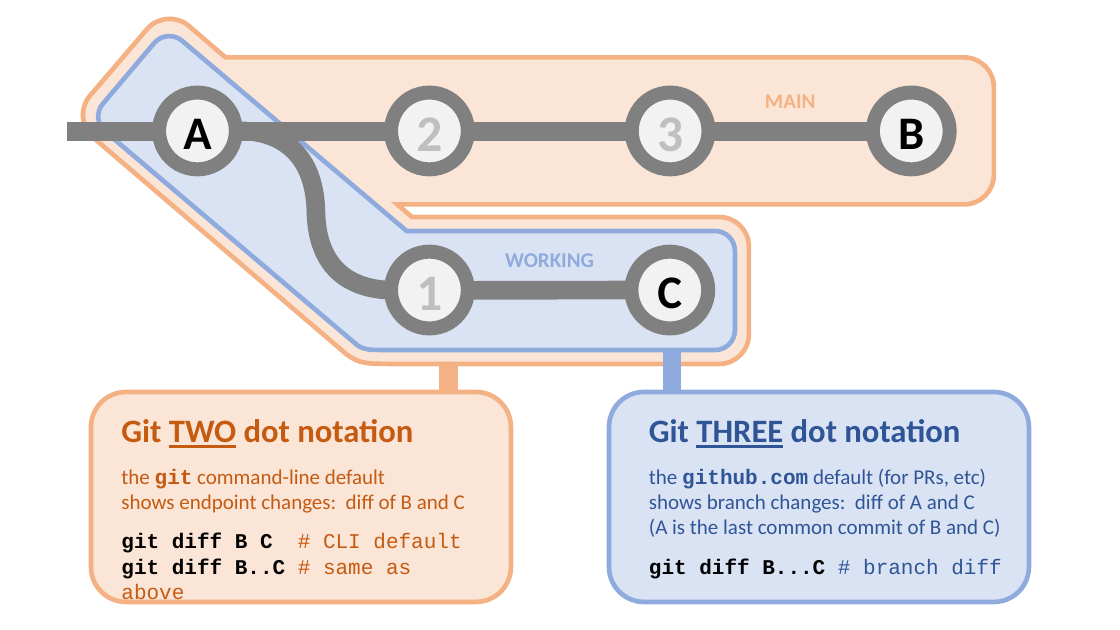
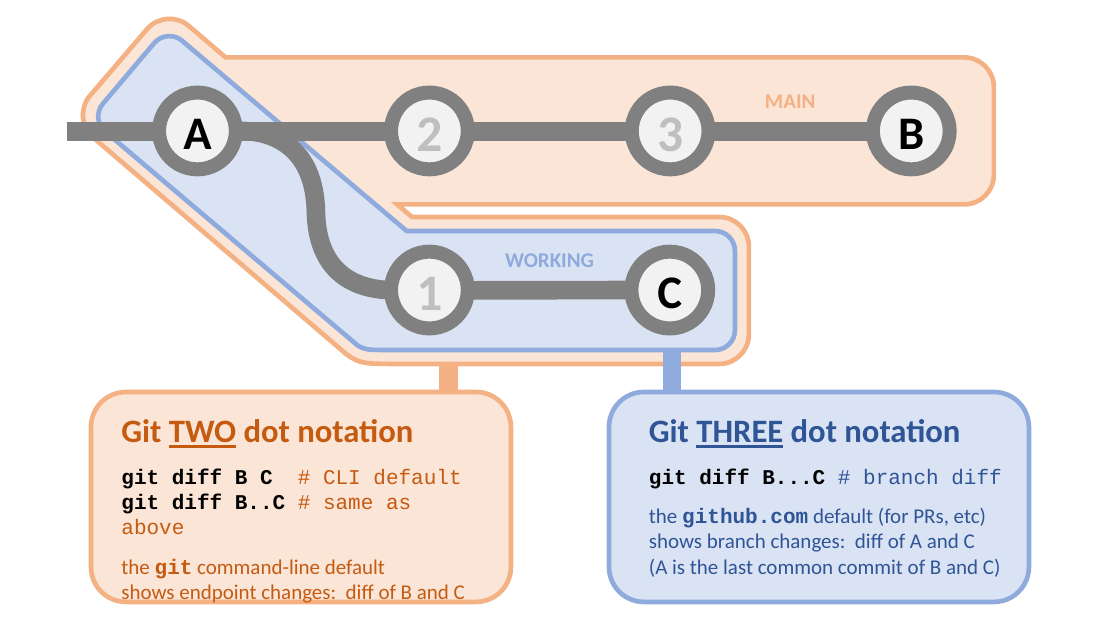
Before and after one commit to JasonSFuller/git-diff-example, a slide deck: slide 1 of docs/git-diff-2v3-dots.pptx. Drawn at 1120x630 pixels with LibreOffice and Linux fonts; fonts in the diff are those of the drawing. Boxes give left, top, right and bottom in pixels: in the first picture for what was removed or moved away, otherwise in the second. Text is boxed around its words. In the diff, an @@ line names an element or a change of style, - is before the commit and + after.

```diff
--- a/docs/git-diff-2v3-dots.pptx
+++ b/docs/git-diff-2v3-dots.pptx
@@ text at [121, 469, 461, 534]: paragraphs added @@
+git diff B C # CLI default
+git diff B..C # same as above
@@ text at [649, 469, 1001, 489]: paragraph added @@
+git diff B...C # branch diff
@@ text at [121, 533, 461, 579]: paragraphs removed @@
-git diff B C # CLI default
-git diff B..C # same as above
@@ text at [121, 559, 385, 579]: less space between paragraphs @@
@@ text at [649, 559, 1001, 579]: paragraph removed @@
-git diff B...C # branch diff
```
Also in this commit, not shown: 1 other file.
